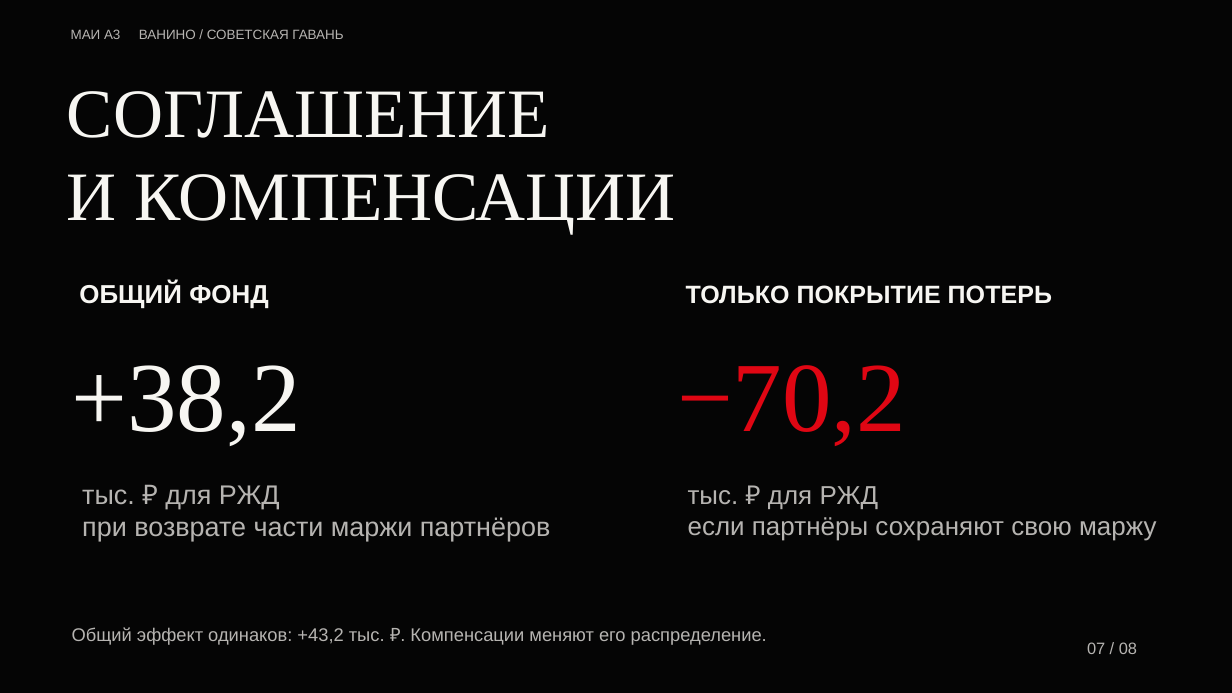
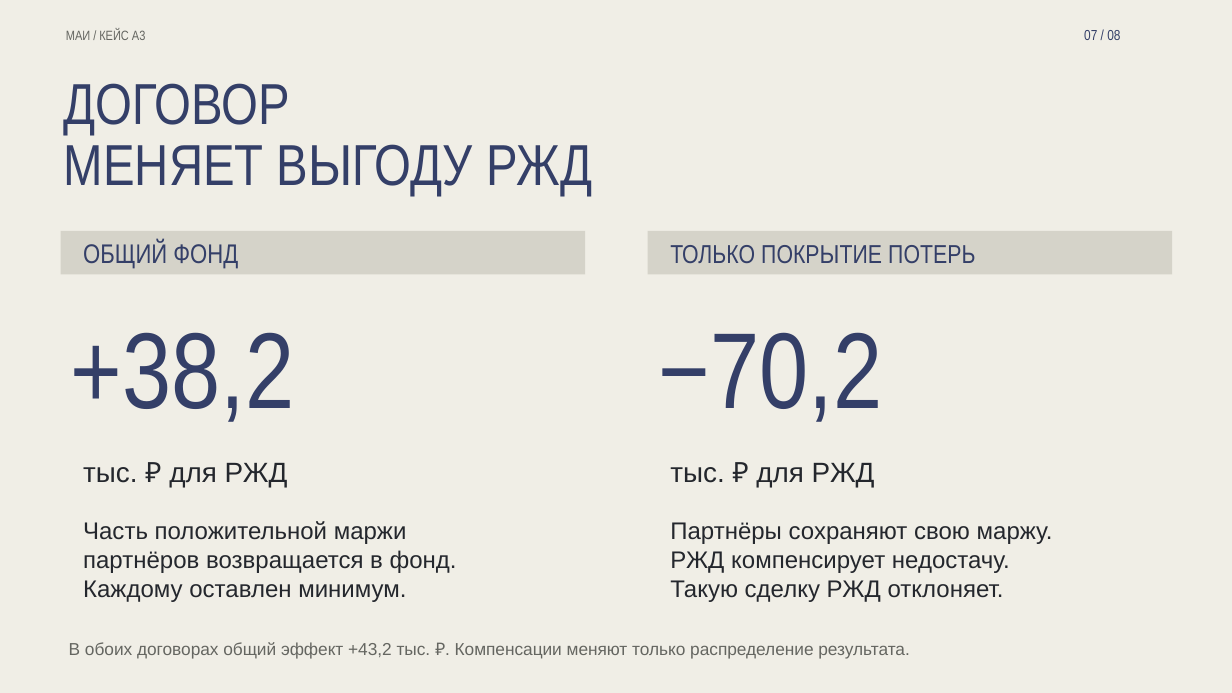
Before and after one commit to iszenzi/case-championship-hackathon-3-case, a slide deck: slide 7 of presentation/Vanino_Object_Motion.pptx. Drawn at 1232x693 pixels with LibreOffice and Linux fonts; fonts in the diff are those of the drawing. Boxes give left, top, right and bottom in pixels: in the first picture for what was removed or moved away, otherwise in the second. Text is boxed around its words. In the diff, an @@ line names an element or a change of style, - is before the commit and + after.

```diff
--- a/presentation/Vanino_Object_Motion.pptx
+++ b/presentation/Vanino_Object_Motion.pptx
@@ background #050505 to #F0EEE6 @@
@@ text at <box>66,29,145,40</box>: text changed; font Arial to Arial Narrow; text colour #B6B4B1 to #656661 @@
-МАИ A3 ВАНИНО / СОВЕТСКАЯ ГАВАНЬ
+МАИ / КЕЙС A3
@@ text "07 / 08": place and size @@
-text "07 / 08" at <box>1087,642,1137,654</box>
+text "07 / 08" at <box>1084,30,1120,40</box>
@@ text "07 / 08" at <box>1084,30,1120,40</box>: size 12.8 to 11.2 pt, font Arial to Arial Narrow, text colour #B6B4B1 to #343F68 @@
@@ text at <box>64,83,290,134</box>: text changed; size 54 to 45 pt; font Times New Roman to Arial Narrow; text colour #F7F6F2 to #343F68 @@
-СОГЛАШЕНИЕ
-И КОМПЕНСАЦИИ
+ДОГОВОР
@@ text added at <box>64,144,593,196</box>, 45 pt, text #343F68 @@
+МЕНЯЕТ ВЫГОДУ РЖД
@@ rectangle added at <box>61,231,586,274</box>, fill #D5D3C9 @@
@@ text "ОБЩИЙ ФОНД": place and size @@
-text "ОБЩИЙ ФОНД" at <box>79,282,269,309</box>
+text "ОБЩИЙ ФОНД" at <box>83,242,238,268</box>
@@ text "ОБЩИЙ ФОНД" at <box>83,242,238,268</box>: size 20.2 to 21 pt, font Arial to Arial Narrow, text colour #F7F6F2 to #343F68, bold off @@
@@ rectangle added at <box>648,231,1173,274</box>, fill #D5D3C9 @@
@@ text "ТОЛЬКО ПОКРЫТИЕ ПОТЕРЬ": place and size @@
-text "ТОЛЬКО ПОКРЫТИЕ ПОТЕРЬ" at <box>686,285,1052,304</box>
+text "ТОЛЬКО ПОКРЫТИЕ ПОТЕРЬ" at <box>670,245,975,263</box>
@@ text "ТОЛЬКО ПОКРЫТИЕ ПОТЕРЬ" at <box>670,245,975,263</box>: size 19.5 to 20.2 pt, font Arial to Arial Narrow, text colour #F7F6F2 to #343F68, bold off @@
@@ text "+38,2": place and size @@
-text "+38,2" at <box>72,365,301,446</box>
+text "+38,2" at <box>71,332,295,422</box>
@@ text "+38,2" at <box>71,332,295,422</box>: size 77.2 to 84 pt, font Times New Roman to Arial Narrow, text colour #F7F6F2 to #343F68 @@
@@ text "−70,2": place and size @@
-text "−70,2" at <box>677,365,906,446</box>
+text "−70,2" at <box>659,332,883,422</box>
@@ text "−70,2" at <box>659,332,883,422</box>: size 77.2 to 84 pt, font Times New Roman to Arial Narrow, text colour #E00613 to #343F68 @@
@@ text "тыс. ₽ для РЖД": place and size @@
-text "тыс. ₽ для РЖД" at <box>82,485,550,541</box>
+text "тыс. ₽ для РЖД" at <box>83,463,288,487</box>
@@ text "тыс. ₽ для РЖД" at <box>83,463,288,487</box>: size 21 to 21.8 pt, text colour #B6B4B1 to #24272D @@
@@ text "тыс. ₽ для РЖД": place and size @@
-text "тыс. ₽ для РЖД" at <box>688,486,1156,541</box>
+text "тыс. ₽ для РЖД" at <box>670,463,875,487</box>
@@ text "тыс. ₽ для РЖД" at <box>670,463,875,487</box>: size 20.2 to 21.8 pt, text colour #B6B4B1 to #24272D @@
@@ text at <box>82,517,550,541</box>: paragraph removed @@
-при возврате части маржи партнёров
@@ text added at <box>83,521,457,602</box>, 18.8 pt, text #24272D @@
+Часть положительной маржи
+партнёров возвращается в фонд.
+Каждому оставлен минимум.
@@ text added at <box>670,522,1053,602</box>, 18.8 pt, text #24272D @@
+Партнёры сохраняют свою маржу.
+РЖД компенсирует недостачу.
+Такую сделку РЖД отклоняет.
@@ text at <box>688,517,1156,541</box>: paragraph removed @@
-если партнёры сохраняют свою маржу
@@ text at <box>69,642,909,658</box>: text changed; size 14.2 to 13.5 pt; text colour #B6B4B1 to #656661 @@
-Общий эффект одинаков: +43,2 тыс. ₽. Компенсации меняют его распределение.
+В обоих договорах общий эффект +43,2 тыс. ₽. Компенсации меняют только распределение результата.
```
Also in this commit, not shown: 1 other slide changed, 6 slides added, 6 slides removed, 18 other files.
